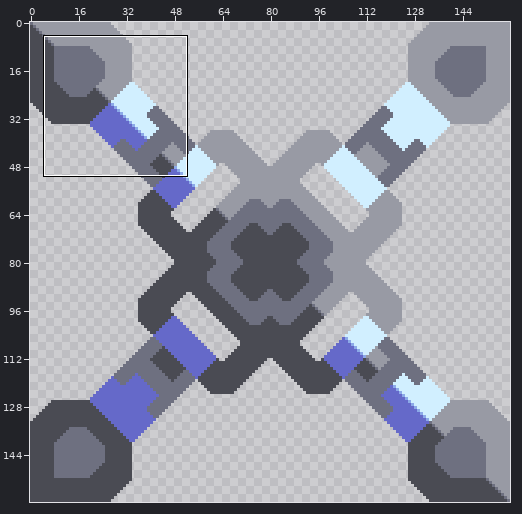
Two states of a sprite sheet, core/assets-raw/sprites/blocks/units/mech-assembler-top.png. Above: a wide view before the commit, with the close-up outlined.
Close-up. As it was:
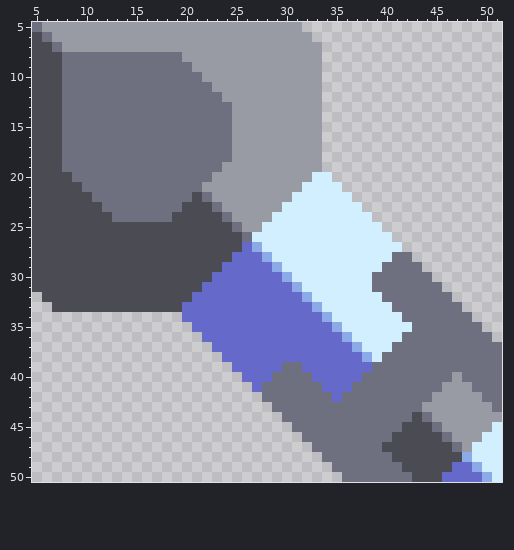
The file is 160x160 pixels. Shown: x 5..51, y 5..50. The commit also changed other parts of the picture, which this record leaves out.
Now the later version:
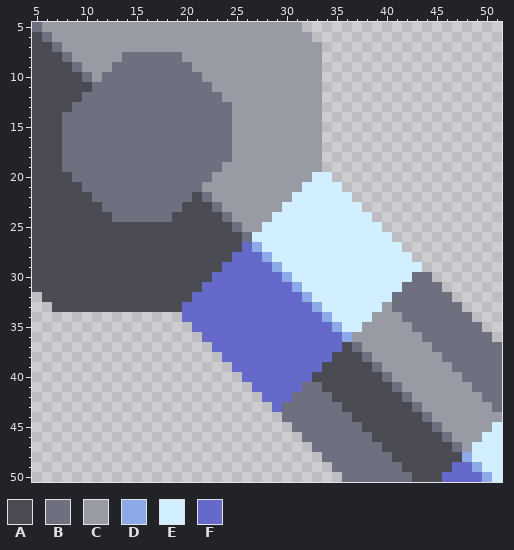
Palette (. is transparent): A #4a4b53  B #6e7080  C #989aa4  D #8ca9e8  E #d1efff  F #6569c9
The edit:
Changed rows in their new state; - is an unchanged pixel.
first column x 8:
 8 -CCCCC
 9 A-CCC-
10 AA-C--
11 AAA---
12 AA----
13 A-----
first column x 28:
28 -------------EE----
29 ------------EEEE---
30 -----------EEEE----
31 -----------EEE-----
32 ------------E------
33 ------------C------
34 -----------CCC-----
35 ----------CCCCC----
36 ---------CCCCCCC---
37 --------ABCCCCCCC--
38 -------AAABCCCCCCC-
39 --FF--AAAAA-CCCCCCC
40 -FFFFAAAAAAA-CCCCCC
41 FFFF--AAAAAAA-CCCC-
42 FFF----AAAAAAA-CC--
43 -F------AAAAAAA----
44 ---------AAAAAA----
45 ----------AAAA-----
46 -----------AA------
